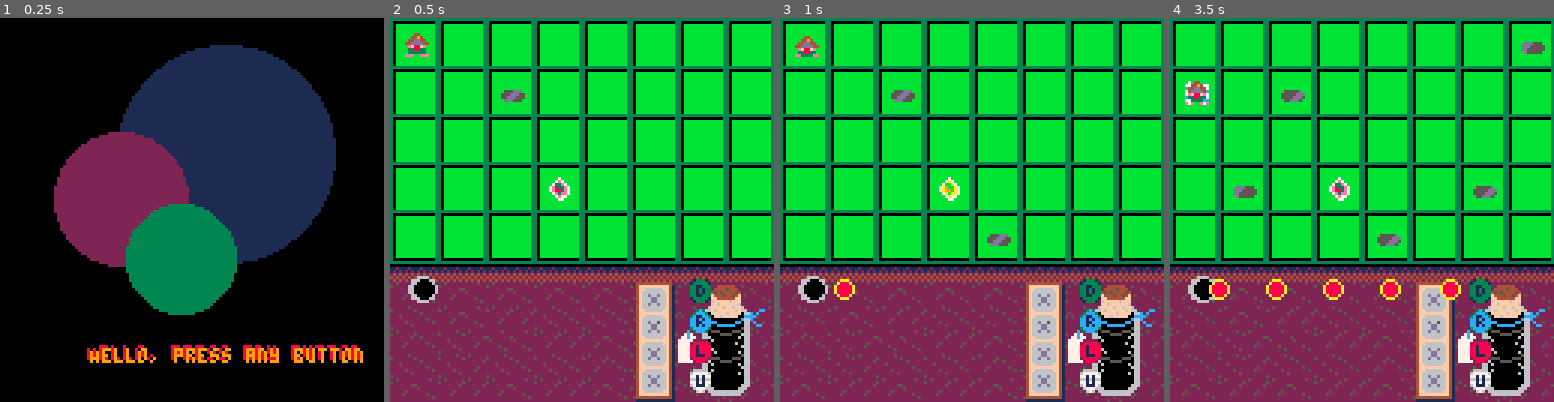
Above: before the commit, frames 1-4 (left to right).
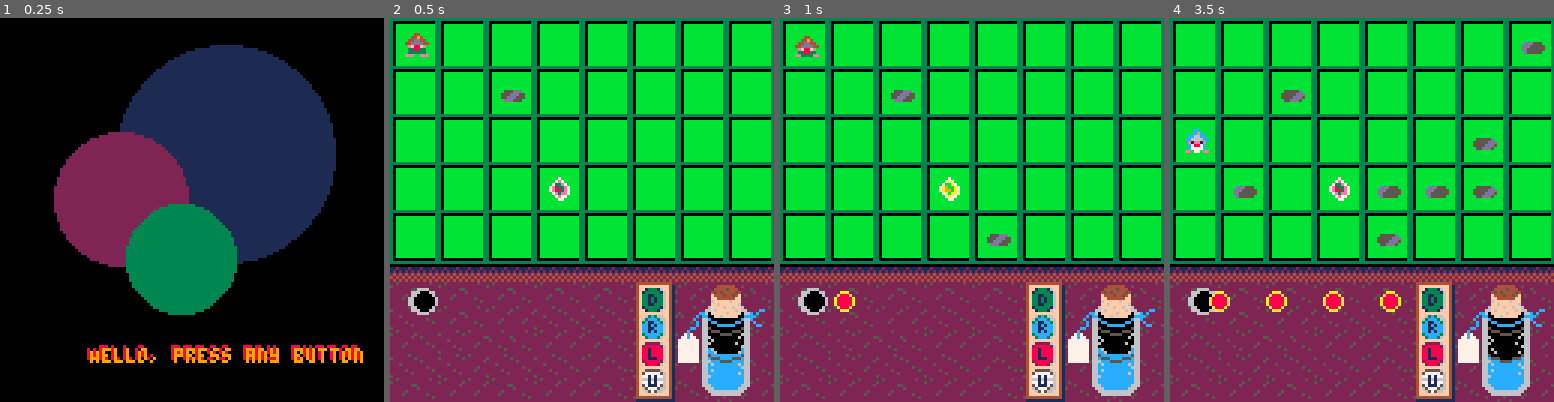
Above: after the commit, the same moments.

Repository: ThomasScheibelhut/tapped
Game: PICO-8 cartridge tapped.p8
Two runs of this game, one before a commit and one after it. Both use one fixed random seed, a clock stepped at 60 frames per second and the inputs below.
Inputs:
- Up to frame 1 (0.25 s): no input
- Up to frame 2 (0.5 s): tap X (X key) at 0.33 s
- Up to frame 3 (1 s): tap O (Z key) at 0.7 s
- Up to frame 4 (3.5 s): tap X (X key) at 1.07, 1.85, 2.97 s; tap O (Z key) every 0.4 s from 1.7 to 3.3 s; hold Up 2.15-2.42 s

Frame 1 is identical in both runs. In frame 2, 3.6% of the frame differs, in the area x 4-93%, y 67-98%; in frame 3, 4.0%; in frame 4, 6.2%, in the area x 3-93%, y 16-98%.

Commit message:
finished shield logic

Diff:
--- a/board.lua
+++ b/board.lua
@@ -1,6 +1,6 @@
 function resetBoard()
   score = 0
-  spawnRate = 4
+  spawnRate = 7
 
   items = {
     {
@@ -49,8 +49,9 @@
 end
 
 function increaseDifficulty()
-  if spawnRate < 15 then
-    spawnRate += flr(score/2)
+  if spawnRate < 21 then
+    --spawnRate += flr(score/2)
+    spawnRate += 1
   end
 end
 
--- a/console.lua
+++ b/console.lua
@@ -2,9 +2,11 @@
   playerLocYMin = 50
   playerLocYMax = 200
   playerLocX = 10
-  playerLocY = 90
-  playerMovement = 10
+  playerLocY = 94
   playerLane = 1
+  shieldJuice = 50
+  shieldJuiceGainRate = 3.8
+  shieldJuiceLoseRate = .35
 
   chargeMin = 1
   chargeMax = 15
@@ -13,14 +15,11 @@
   chargeAmount = chargeMin
   chargeMin = 1
   chargeMax = 15
-
   energies = {}
 
-  tabletXMin = 100
-  tabletXMax = 110
-  TalbetYMin = 87
-  TabletYDiff = 5
-  TabletSpaceBetween = 10
+  tabletXMin = 84
+  TalbetYMin = 90
+  TabletSpaceBetween = 9
 
   tablets = {
     {
@@ -60,12 +59,14 @@
 end
 
 function updatePlayer()
+  local wiz = filterTable(items, function(x) return x.name == "wizard" end)[1]
+
   if btnp(2) and playerLane != 1 then
-    playerLocY -= playerMovement
+    playerLocY -= TabletSpaceBetween
     playerLane -= 1
   end
   if btnp(3) and playerLane != 4 then
-    playerLocY += playerMovement
+    playerLocY += TabletSpaceBetween
     playerLane += 1
   end
 
@@ -78,9 +79,17 @@
     fireCharge()
   end
 
-  if btn(5) then
-    local wiz = filterTable(items, function(x) return x.name == "wizard" end)[1]
+  if btnp(5) and wiz.state.name != "shield" and shieldJuice != 0 then
     wiz.state = deepcopy(stateList["wizard"]["shield"])
+  elseif btnp(5) and wiz.state.name == "shield" then
+    wiz.state = deepcopy(stateList["wizard"]["idle"])
+  elseif shieldJuice <= 0 then
+    wiz.state = deepcopy(stateList["wizard"]["idle"])
+    shieldJuice = 0
+  end
+
+  if wiz.state.name == "shield" then
+    shieldJuice -= shieldJuiceLoseRate
   end
 end
 
@@ -95,6 +104,11 @@
     circfill(energy.x,energy.y, 3, 10)
     circfill(energy.x,energy.y, 2, 8)
   end
+
+  for i=1, shieldJuice/4, 1 do
+	    spr(106,104,114-i, 2,2)
+  end
+  map(12,11,96,88)
 end
 
 function fireCharge()
@@ -128,15 +142,18 @@
 
 function activateTablet(ability)
     local wiz = filterTable(items, function(x) return x.name == "wizard" end)[1]
-    --wiz.state = deepcopy(stateList["wizard"]["jump"])
 
     if ability == 1 and wiz.row < 5 then
         wiz.row +=1
+        if shieldJuice < 100 then shieldJuice += shieldJuiceGainRate end
     elseif ability == 2 and wiz.column < 8 then
         wiz.column += 1
+        if shieldJuice < 100 then shieldJuice += shieldJuiceGainRate end
     elseif ability == 3 and wiz.column > 1 then
         wiz.column -= 1
+        if shieldJuice < 100 then shieldJuice += shieldJuiceGainRate end
     elseif ability == 4 and wiz.row > 1 then
         wiz.row -=1
+        if shieldJuice < 100 then shieldJuice += shieldJuiceGainRate end
   end
 end
--- a/main.lua
+++ b/main.lua
@@ -30,8 +30,8 @@
   wizardJump3 = 15,
   wizardJump4 = 14,
   wizardJump5 = 13,
-  wizardShield1 = 14,
-  wizardShield2 = 15,
+  wizardShield1 = 29,
+  wizardShield2 = 30,
   tablet1Idle1 = 50,
   tablet1Idle2 = 50,
   tablet2Idle1 = 51,
@@ -81,10 +81,10 @@
         type = "player",
         name = "shield",
         next = "idle",
-        loop = 400,
-        animation = {
-          {name = "wizardShield1", lifeTime = 10},
-          {name = "wizardShield2", lifeTime = 90},
+        loop = infinite,
+        animation = {
+          {name = "wizardShield1", lifeTime = 5},
+          {name = "wizardShield2", lifeTime = 10},
       }
     }
   },
--- a/tapped.p8
+++ b/tapped.p8
@@ -29,14 +29,14 @@
 00004444000000000000000000000000000000000000000000000000000000000000000000000000000000000000000000000000000000000000000000000000
 0000ffff000000000000000000000000000000000000000000000000000000000000000000000000000000000000000000000000000000000000000000000000
 00000000000000000000000000000000000000000000000000000000000000000000000000000000000000000000000000000000000000000000000000000000
-600000060666660001333100003c3000022222000000000000000000000000000000000000000000000000000000000000000000000000000000000000000000
-d600006d677777601333331003ccc300288888200000000000000000000000000000000000000000000000000000000000000000000000000000000000000000
+600000060555550001333100003c3000022222000000000000000000000000000000000000000000000000000000000000000000000000000000000000000000
+d600006d577777501333331003ccc300288888200000000000000000000000000000000000000000000000000000000000000000000000000000000000000000
 dd6006dd77171770331133303c11cc30881888800000000000000000000000000000000000000000000000000000000000000000000000000000000000000000
 ddd66ddd6616166033131330cc1c1cc0881888800000000000000000000000000000000000000000000000000000000000000000000000000000000000000000
 aaddddaa7717177033131330cc11ccc0881888800000000000000000000000000000000000000000000000000000000000000000000000000000000000000000
-dadaadad6711176033113330cc1c1cc0881118800000000000000000000000000000000000000000000000000000000000000000000000000000000000000000
-ddaaaadd06777600133333103ccccc30288888200000000000000000000000000000000000000000000000000000000000000000000000000000000000000000
-0ddaadd0006760000133310003ccc300028882000000000000000000000000000000000000000000000000000000000000000000000000000000000000000000
+dadaadad5711175033113330cc1c1cc0881118800000000000000000000000000000000000000000000000000000000000000000000000000000000000000000
+ddaaaadd05777500133333103ccccc30288888200000000000000000000000000000000000000000000000000000000000000000000000000000000000000000
+0ddaadd0005750000133310003ccc300028882000000000000000000000000000000000000000000000000000000000000000000000000000000000000000000
 33333333333333333000000000000003777777722222252233333333333333332252222222222522300000000000000300000000000000000000000000000000
 30000000000000033333333333333333777777722222222230000000000000035222222222222222333333333333333300000000000000000000000000000000
 30bbbbbbbbbbbbb30000000000000000777777755222222c30bbbbbbbbbbbbb32222222552222222000000000000000000000000000000000000000000000000
@@ -61,9 +61,9 @@
 222ff444444ff22266000000000006666606000000000066224f66d66566f412524ff666666ff412000000000000000000000000000000000000000000000000
 5226fffff6fff22266060000000000666600000000006066224f666dd666f412224f66666666f412000000000000000000000000000000000000000000000000
 222ff6ffffff622266006000000060666660000000000066224f666dd666f412254f66d66d66f412000000000000000000000000000000000000000000000000
-226ffff6ff6ff62266500000000005666600000000000066524f66d66d66f412224f666dd666f412000000000000000000000000000000000000000000000000
-266f6ffffff6f66266055500005550666600000000000066224f66666666f415224f666dd666f412000000000000000000000000000000000000000000000000
-c60fffff6ffff06666000055550006666660000000000666224ff666666ff412224f66d66d66f412000000000000000000000000000000000000000000000000
+226ffff6ff6ff62266500000000005666600000000000066524f66d66d66f412224f666dd666f41200c0000000000c0000000000000000000000000000000000
+266f6ffffff6f66266055500005550666600000000000066224f66666666f415224f666dd666f412000c00000000c00000000000000000000000000000000000
+c60fffff6ffff06666000055550006666660000000000666224ff666666ff412224f66d66d66f4120000cccccccc000000000000000000000000000000000000
 cc00ff6fffff00cc66000000000600662666000000006662224ffffffffff412524f66666666f415000000000000000000000000000000000000000000000000
 66c0000000000c6666606000000060662266666666666622254ff666666ff412224ff666666ff412000000000000000000000000000000000000000000000000
 660cc000000cc06666060000000006662226666666666252224f66666666f415224ffffffffff412000000000000000000000000000000000000000000000000
